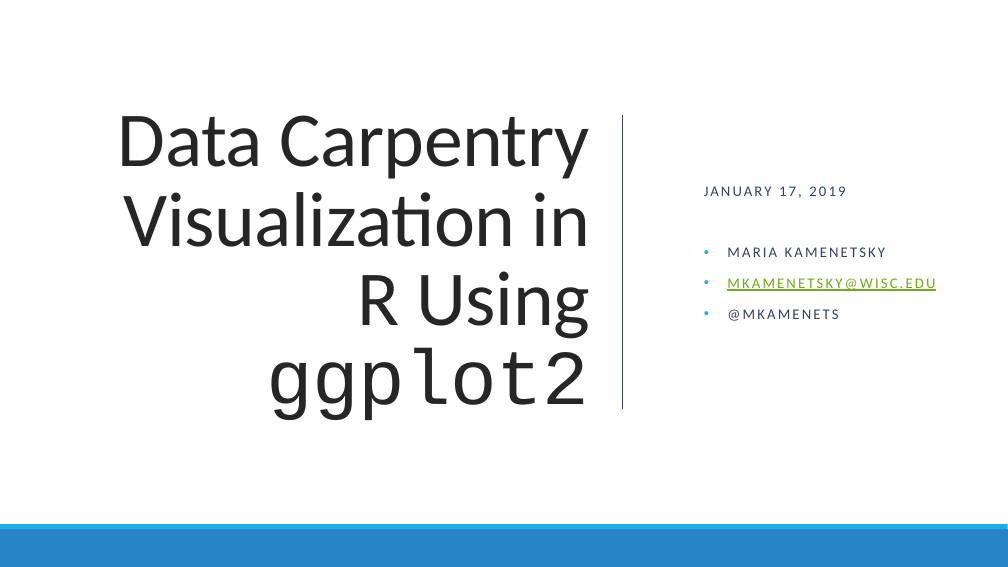
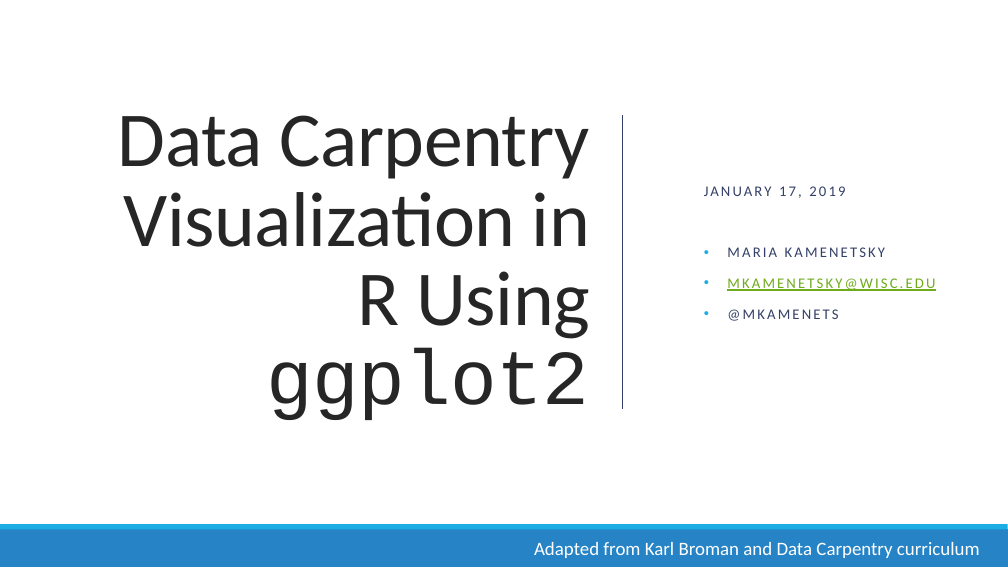
Before and after one commit to mkamenet3/datacarpentry_R_2018-08-27, a slide deck: slide 1 of MariaKamenetsky_Jan2019/DC_ggplot2_jan2019.pptx. Drawn at 1008x567 pixels with LibreOffice and Linux fonts; fonts in the diff are those of the drawing. Boxes give left, top, right and bottom in pixels: in the first picture for what was removed or moved away, otherwise in the second. Text is boxed around its words. In the diff, an @@ line names an element or a change of style, - is before the commit and + after.

```diff
--- a/MariaKamenetsky_Jan2019/DC_ggplot2_jan2019.pptx
+++ b/MariaKamenetsky_Jan2019/DC_ggplot2_jan2019.pptx
@@ text added at box(534, 542, 980, 558), 18 pt, text #FFFFFF @@
+Adapted from Karl Broman and Data Carpentry curriculum
```
Also in this commit, not shown: 15 other files.
